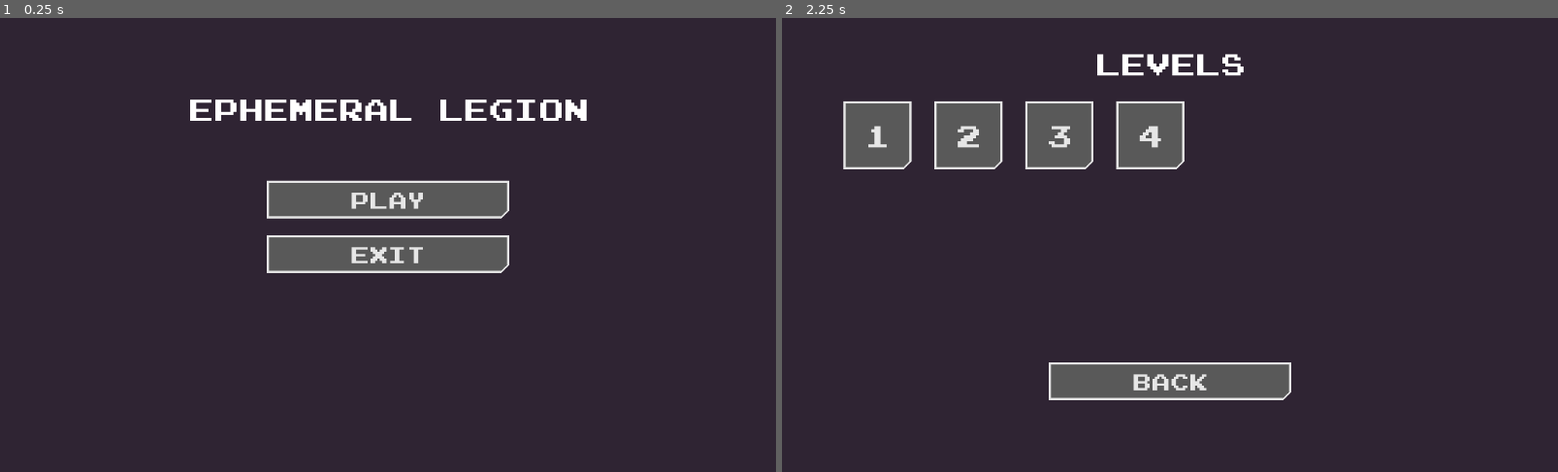
Above: before the commit, frames 1-2 (left to right).
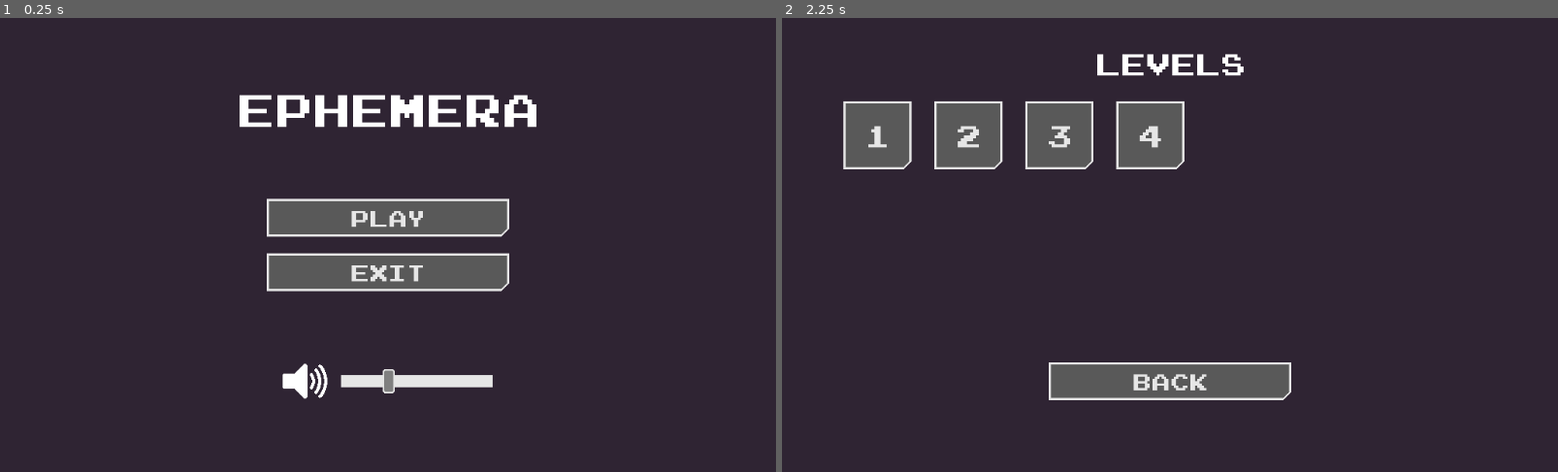
Above: after the commit, the same moments.

Repository: Exospud/Ephemera
Game: Godot game, scene res://screens/title/TitleScreen.tscn
The game is run twice, just before and just after one commit, with the same random seed, the same clock (stepped at 60 frames per second) and the same inputs.
Inputs:
- Up to frame 1 (0.25 s): no input
- Up to frame 2 (2.25 s): click "Play" at 0.5 s; click "Back" at 1.25 s; click "Play" at 2 s

The runs differ from the first frame. In frame 1, 8.7% of the frame differs, in the area x 24-76%, y 16-84%; in frame 2, nothing differs.

Commit message:
Fully functional volume slider

Diff:
--- /dev/null
+++ b/assets/fonts/MainMenuFont.tres
@@ -0,0 +1,7 @@
+[gd_resource type="DynamicFont" load_steps=2 format=2]
+
+[ext_resource path="res://assets/fonts/joystix_monospace.ttf" type="DynamicFontData" id=1]
+
+[resource]
+size = 60
+font_data = ExtResource( 1 )
--- /dev/null
+++ b/assets/ui/slider.tres
@@ -0,0 +1,8 @@
+[gd_resource type="StyleBoxFlat" format=2]
+
+[resource]
+bg_color = Color( 0, 0, 0, 1 )
+border_width_top = 8
+border_width_bottom = 8
+border_color = Color( 0.901961, 0.901961, 0.901961, 1 )
+corner_detail = 1
--- a/game/stage/Stage.gd
+++ b/game/stage/Stage.gd
@@ -25,6 +25,7 @@
 func _ready():
 	_init_level()
 	Music.set_audio_track(Music.Tracks.COMBAT)
+	_place_sound.volume_db = linear2db(pow(Music.get_global_volume(), 2)) + 8
 	_end_timer.set_paused(true)
 	end_turn()
 
--- a/global/Music.gd
+++ b/global/Music.gd
@@ -11,11 +11,13 @@
 
 
 var current_track := -1
+var _global_volume: float
 
 
 # Called when the node enters the scene tree for the first time.
 func _ready():
 	set_audio_track(Tracks.TITLE)
+	set_global_volume(0.3)
 
 
 func set_audio_track(track: int):
@@ -25,3 +27,12 @@
 	current_track = track
 	_player.stream = music_loops[track]
 	_player.play()
+
+
+func get_global_volume():
+	return _global_volume
+
+
+func set_global_volume(value: float):
+	_global_volume = value
+	_player.volume_db = linear2db(value*value)
--- a/project.godot
+++ b/project.godot
@@ -1,6 +1,13 @@
-[]
+; Engine configuration file.
+; It's best edited using the editor UI and not directly,
+; since the parameters that go here are not all obvious.
+;
+; Format:
+;   [section] ; section goes between []
+;   param=value ; assign values to parameters
 
 config_version=4
+
 _global_script_classes=[ {
 "base": "Entity",
 "class": "Deployable",
--- a/screens/title/TitleScreen.gd
+++ b/screens/title/TitleScreen.gd
@@ -1,4 +1,8 @@
 extends Panel
+
+# Called when the node enters the scene tree for the first time.
+func _ready():
+	$HSlider.value = Music.get_global_volume()
 
 
 ## Called every frame. 'delta' is the elapsed time since the previous frame.
@@ -18,3 +22,7 @@
 ## Terminates the application
 func _exit():
 	get_tree().quit()
+
+
+func _set_volume(value):
+	Music.set_global_volume(value)
--- a/screens/title/TitleScreen.tscn
+++ b/screens/title/TitleScreen.tscn
@@ -1,9 +1,13 @@
-[gd_scene load_steps=5 format=2]
+[gd_scene load_steps=9 format=2]
 
 [ext_resource path="res://screens/title/TitleScreen.gd" type="Script" id=1]
 [ext_resource path="res://assets/ui/TextLabel.tscn" type="PackedScene" id=2]
 [ext_resource path="res://assets/ui/text_button/TextButton.tscn" type="PackedScene" id=3]
 [ext_resource path="res://assets/ui/default_scene_bg.tres" type="StyleBox" id=4]
+[ext_resource path="res://assets/fonts/MainMenuFont.tres" type="DynamicFont" id=5]
+[ext_resource path="res://assets/ui/slider.tres" type="StyleBox" id=6]
+[ext_resource path="res://assets/ui/slider.png" type="Texture" id=7]
+[ext_resource path="res://assets/ui/volume_icon.png" type="Texture" id=8]
 
 [node name="TitleScreen" type="Panel"]
 anchor_right = 1.0
@@ -23,21 +27,60 @@
 margin_top = -24.0
 margin_right = 181.5
 margin_bottom = 24.0
-text = "Ephemeral Legion"
+custom_fonts/font = ExtResource( 5 )
+text = "Ephemera"
 
 [node name="PlayButton" parent="." instance=ExtResource( 3 )]
 anchor_left = 0.5
-anchor_top = 0.4
+anchor_top = 0.44
 anchor_right = 0.5
-anchor_bottom = 0.4
+anchor_bottom = 0.44
 text = "Play"
 
 [node name="ExitButton" parent="." instance=ExtResource( 3 )]
 anchor_left = 0.5
-anchor_top = 0.52
+anchor_top = 0.56
 anchor_right = 0.5
-anchor_bottom = 0.52
+anchor_bottom = 0.56
 text = "Exit"
+
+[node name="HSlider" type="HSlider" parent="."]
+anchor_left = 0.5
+anchor_top = 0.8
+anchor_right = 0.5
+anchor_bottom = 0.8
+margin_left = -62.0
+margin_top = -20.0
+margin_right = 138.0
+margin_bottom = 20.0
+custom_icons/grabber_highlight = ExtResource( 7 )
+custom_icons/grabber = ExtResource( 7 )
+custom_styles/slider = ExtResource( 6 )
+custom_styles/grabber_area_highlight = ExtResource( 6 )
+custom_styles/grabber_area = ExtResource( 6 )
+max_value = 1.0
+step = 0.1
+__meta__ = {
+"_edit_lock_": true
+}
+
+[node name="TextureRect" type="TextureRect" parent="."]
+anchor_left = 0.5
+anchor_top = 0.8
+anchor_right = 0.5
+anchor_bottom = 0.8
+margin_left = -142.0
+margin_top = -32.0
+margin_right = -78.0
+margin_bottom = 32.0
+grow_horizontal = 2
+grow_vertical = 2
+texture = ExtResource( 8 )
+stretch_mode = 3
+__meta__ = {
+"_edit_lock_": true
+}
 
 [connection signal="pressed" from="PlayButton" to="." method="_to_level_select"]
 [connection signal="pressed" from="ExitButton" to="." method="_exit"]
+[connection signal="value_changed" from="HSlider" to="." method="_set_volume"]
Binary file added: assets/ui/slider.png
Binary file added: assets/ui/volume_icon.png
Not shown, added: assets/ui/volume_icon.png.import
